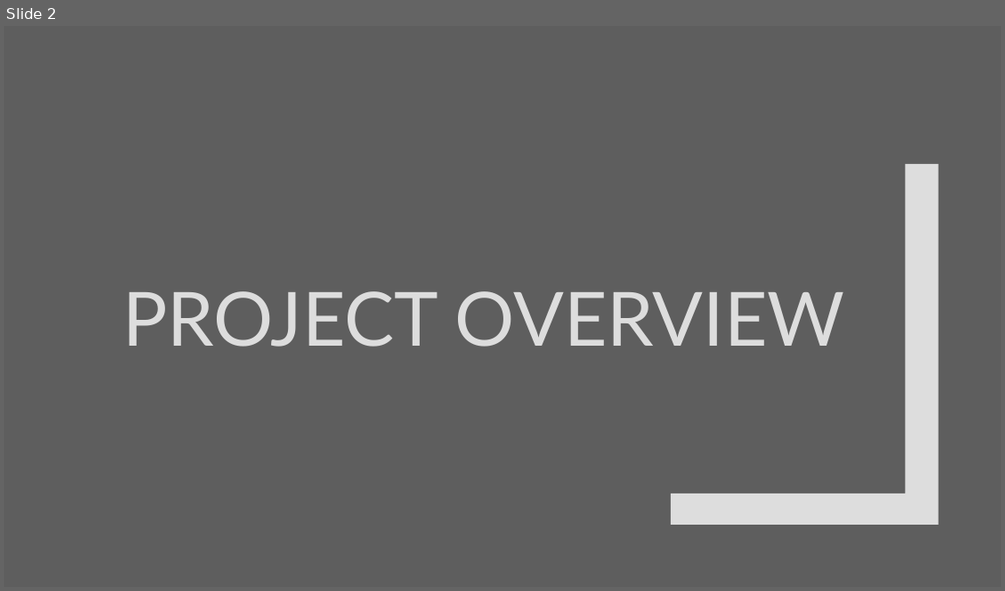
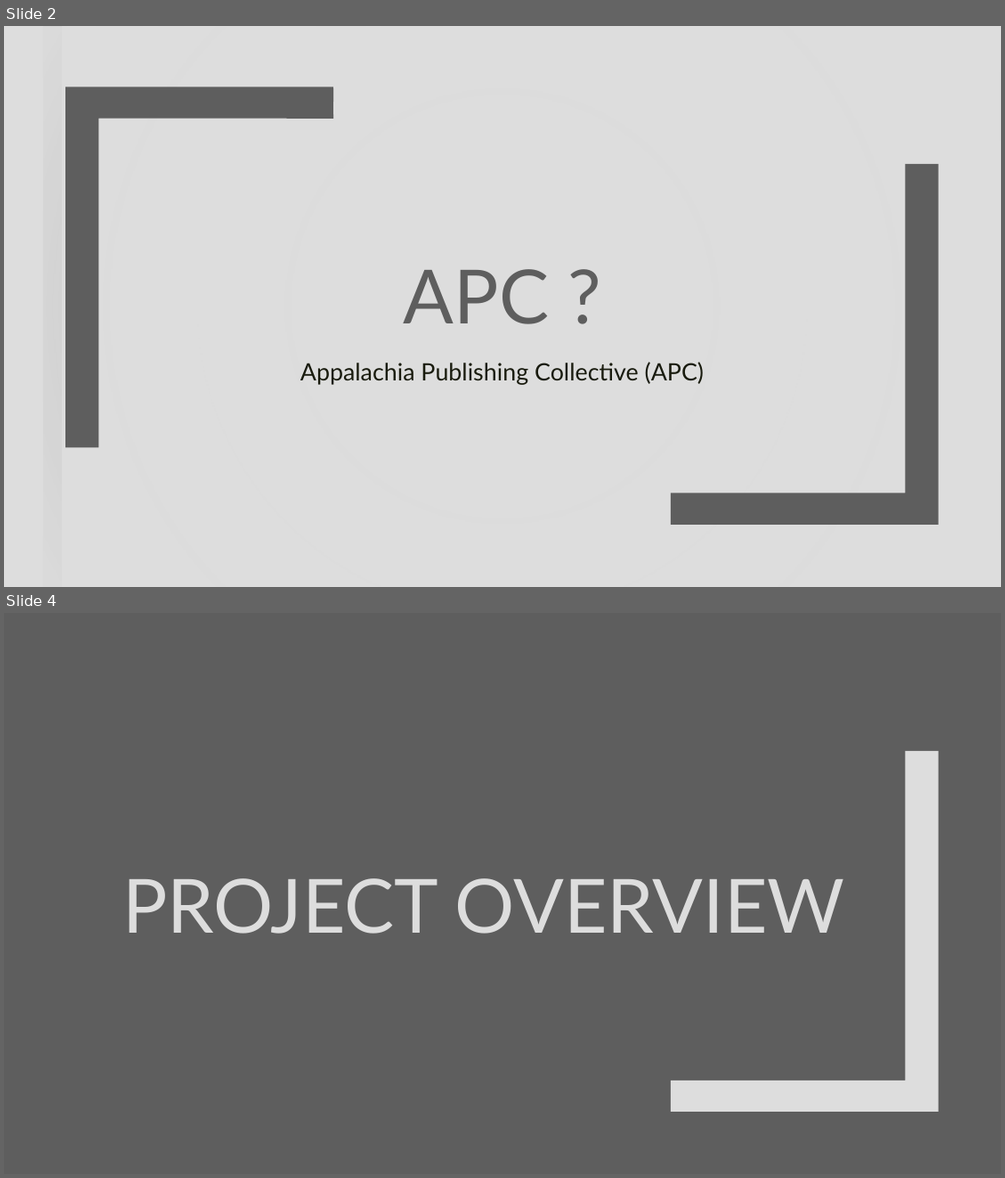
Before and after one commit to edunzer/YR4_TERM-3, a slide deck: Advanced Technical Writing/WEEK 10/Assignment #5 Oral Presentation.pptx. Shown one above the other, each under a label of ours: slide 2 before the commit, slides 2 and 4 after it; the slides between them are not shown. The pictures are 1005x591 and 1005x1178 pixels, drawn with LibreOffice and Linux fonts; fonts in the diff are those of the drawing; background and template pictures are left out. Boxes give left, top, right and bottom in pixels: in the first picture for what was removed or moved away, otherwise in the second. Text is boxed around its words. In the diff, an @@ line names an element or a change of style, - is before the commit and + after.

```diff
--- a/Advanced Technical Writing/WEEK 10/Assignment #5 Oral Presentation.pptx
+++ b/Advanced Technical Writing/WEEK 10/Assignment #5 Oral Presentation.pptx
@@ slide 2 added at <box>4,26,1001,587</box>, background picture (left out) @@
@@ rectangle added at <box>4,26,1001,587</box>, fill gradient #DDDDDD @@
@@ rectangle added at <box>43,26,62,587</box>, fill #5E5E5E @@
@@ freeform shape added at <box>65,87,333,447</box>, fill #5E5E5E @@
@@ freeform shape added at <box>671,164,938,524</box>, fill #5E5E5E @@
@@ title added at <box>404,269,549,324</box>, 72 pt, text #5E5E5E @@
+APC ?
@@ text added at <box>300,362,704,385</box>, 23 pt, text #191B0E @@
+Appalachia Publishing Collective (APC)
@@ what was slide 2 is now slide 4 @@
```
Also in this commit, not shown: 7 other slides added, 5 slides removed.
